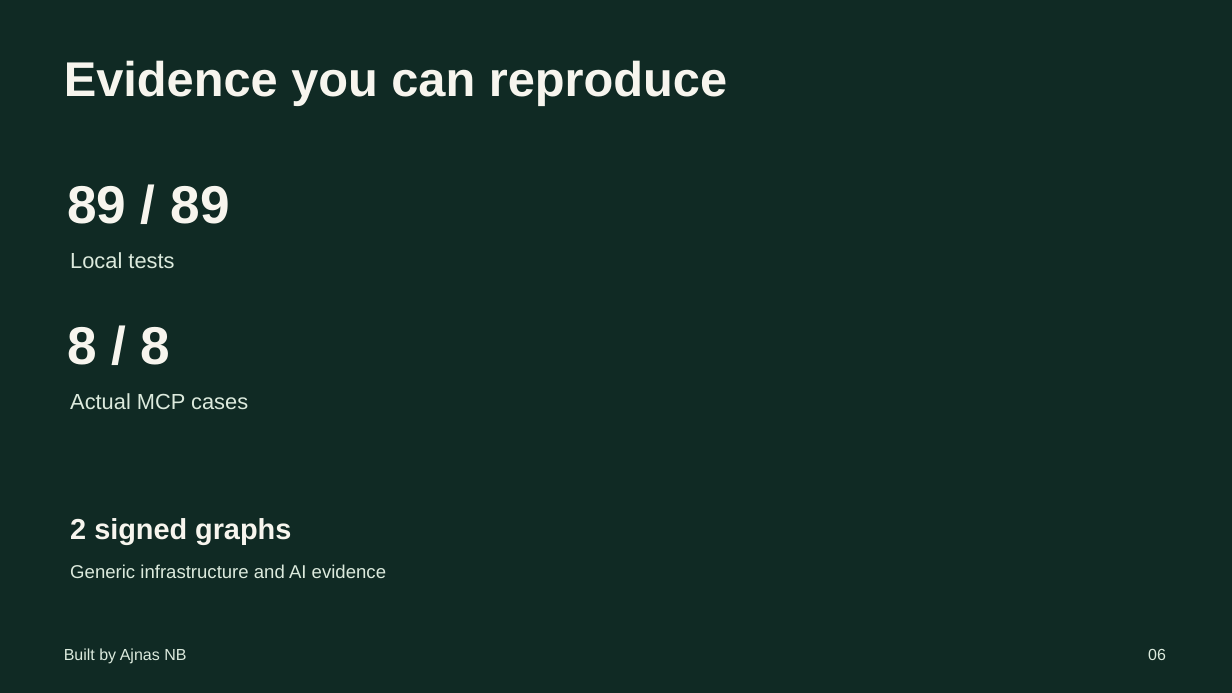
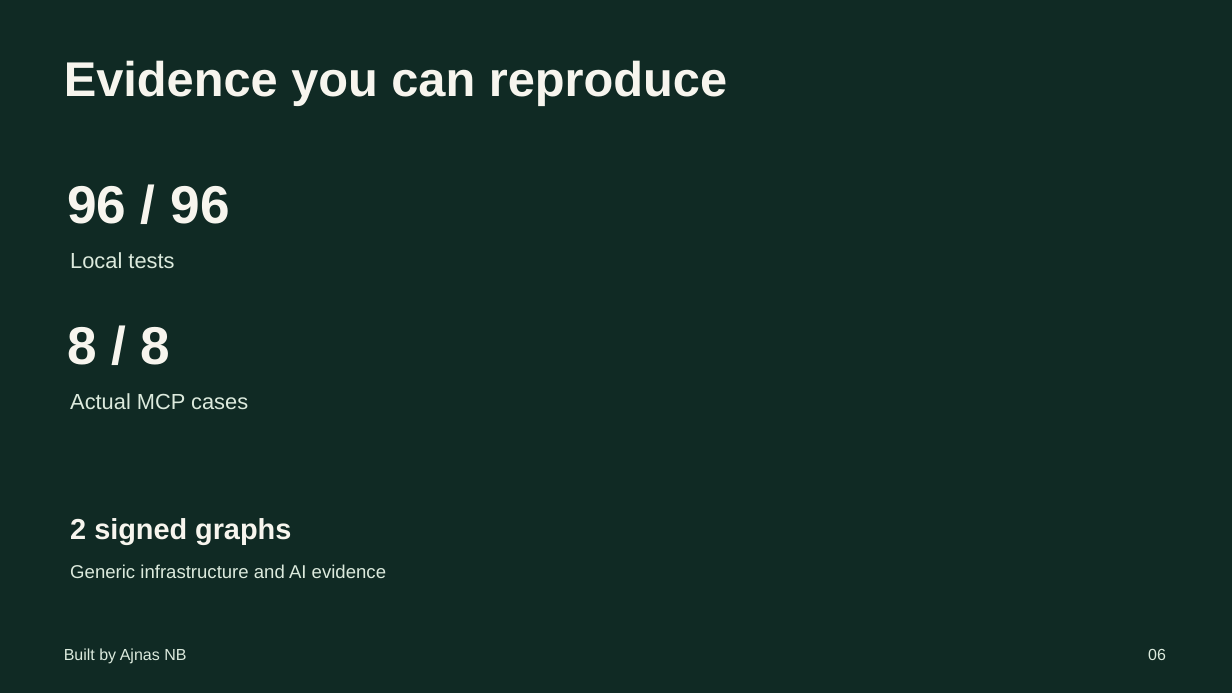
Before and after one commit to AjnasNB/app-passport, a slide deck: slide 6 of apps/web/public/downloads/arkiv-graph-pitch.pptx. Drawn at 1232x693 pixels with LibreOffice and Linux fonts; fonts in the diff are those of the drawing; background and template pictures are left out. Boxes give left, top, right and bottom in pixels: in the first picture for what was removed or moved away, otherwise in the second. Text is boxed around its words. In the diff, an @@ line names an element or a change of style, - is before the commit and + after.

```diff
--- a/apps/web/public/downloads/arkiv-graph-pitch.pptx
+++ b/apps/web/public/downloads/arkiv-graph-pitch.pptx
@@ text at [67,186,229,224]: text changed @@
-89 / 89
+96 / 96
```
Also in this commit, not shown: 13 other files.
